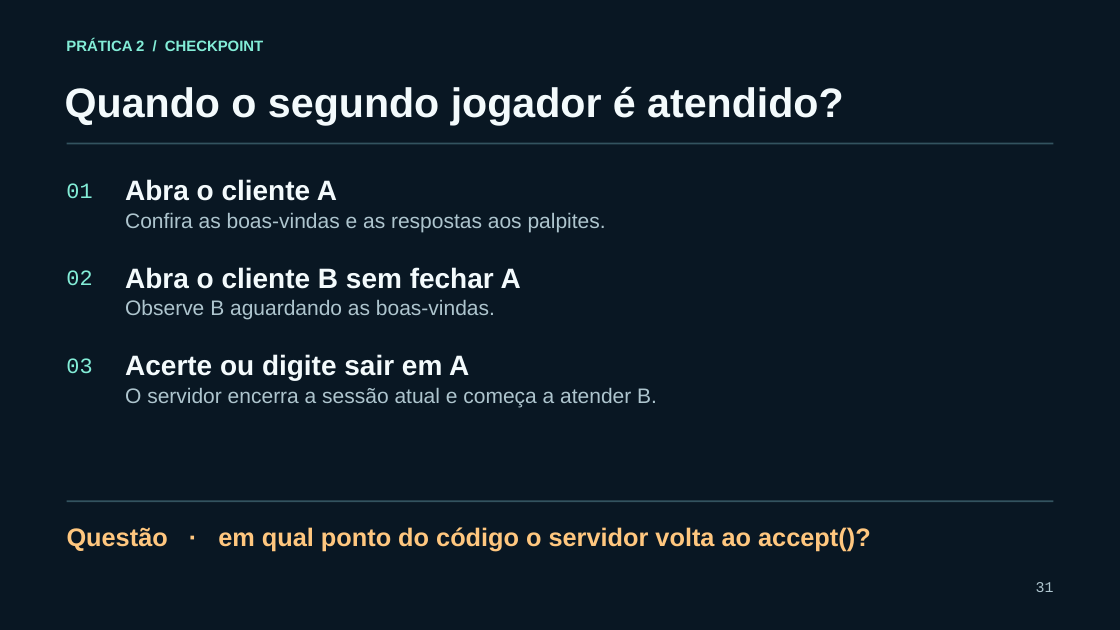
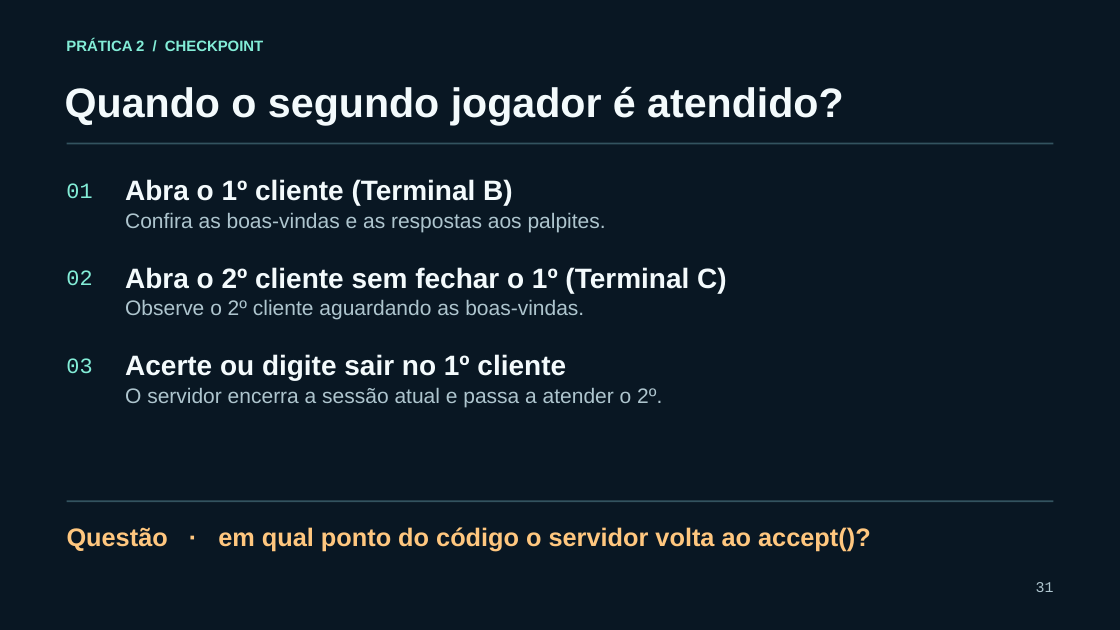
Before and after one commit to CassianoMn/xii-semac-sockets-java, a slide deck: slide 31 of slides/programacao-com-sockets-em-java.pptx. Drawn at 1120x630 pixels with LibreOffice and Linux fonts; fonts in the diff are those of the drawing. Boxes give left, top, right and bottom in pixels: in the first picture for what was removed or moved away, otherwise in the second. Text is boxed around its words. In the diff, an @@ line names an element or a change of style, - is before the commit and + after.

Commit message:
feat: aprimora slides, atualiza docs da equipe e adiciona desafios extras

```diff
--- a/slides/programacao-com-sockets-em-java.pptx
+++ b/slides/programacao-com-sockets-em-java.pptx
@@ text at bbox=[125, 179, 513, 205]: text changed @@
-Abra o cliente A
+Abra o 1º cliente (Terminal B)
@@ text at bbox=[125, 267, 727, 293]: text changed @@
-Abra o cliente B sem fechar A
+Abra o 2º cliente sem fechar o 1º (Terminal C)
@@ text at bbox=[125, 300, 584, 320]: text changed @@
-Observe B aguardando as boas-vindas.
+Observe o 2º cliente aguardando as boas-vindas.
@@ text at bbox=[125, 354, 566, 380]: text changed @@
-Acerte ou digite sair em A
+Acerte ou digite sair no 1º cliente
@@ text at bbox=[125, 388, 662, 407]: text changed @@
-O servidor encerra a sessão atual e começa a atender B.
+O servidor encerra a sessão atual e passa a atender o 2º.
```
Also in this commit, not shown: 29 other slides changed, 1 slide added, 8 other files.
